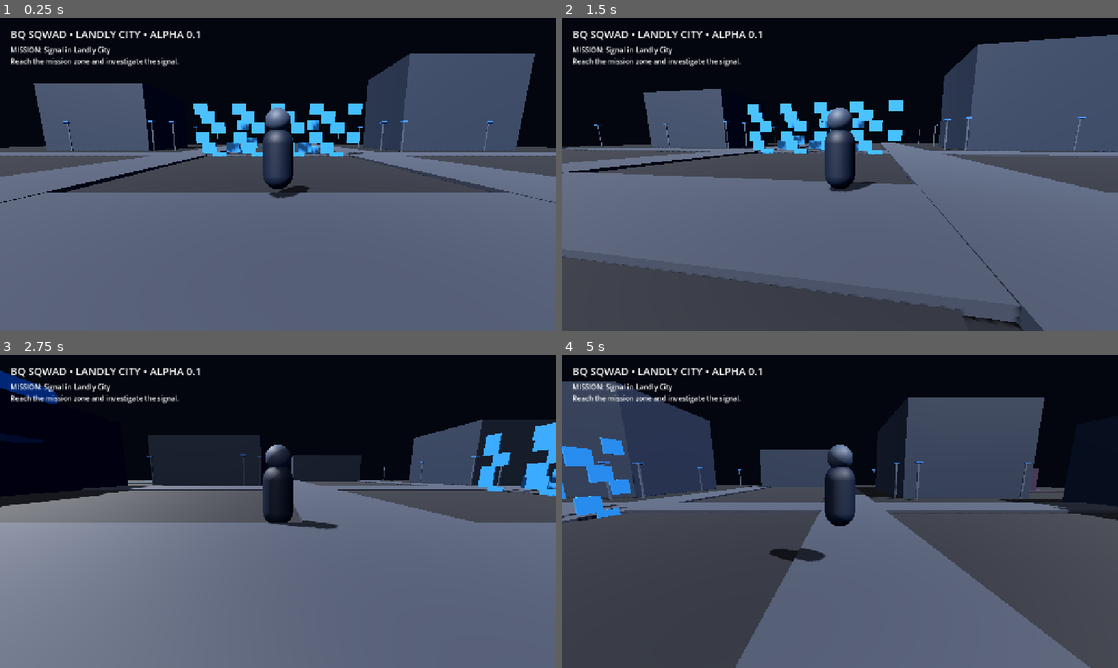
Above: before the commit, frames 1-4 (two rows, left to right).
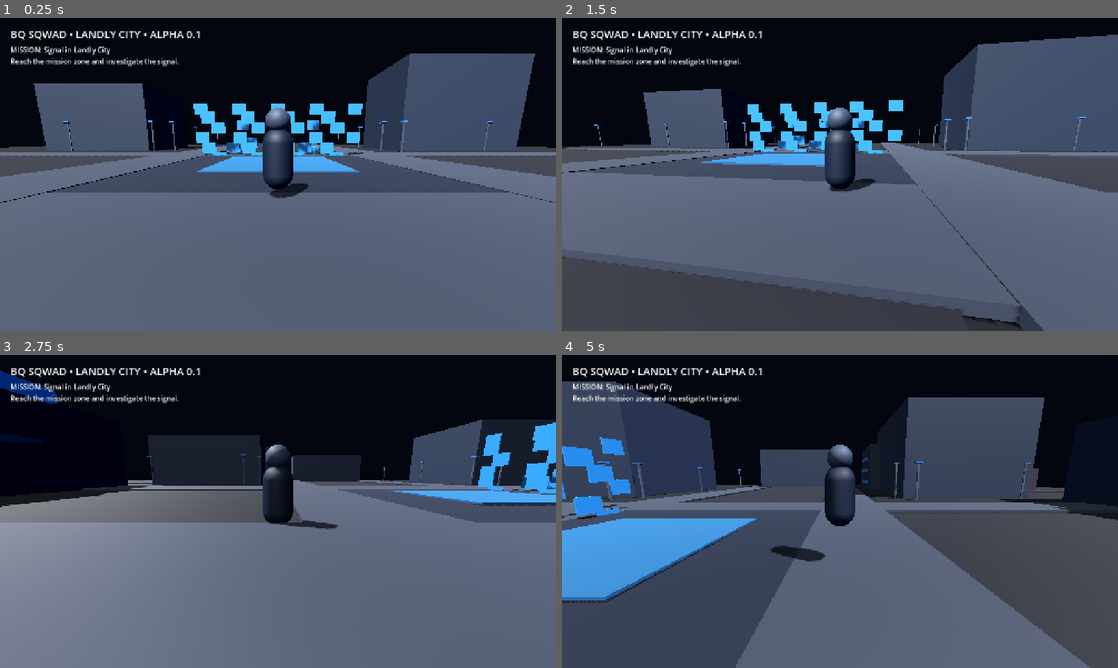
Above: after the commit, the same moments.

Repository: Bqsqwadtechnologies/Bq-sqwad-game-
Game: Godot game, scene res://scenes/main.tscn
Two runs of this game, one before a commit and one after it. Both use one fixed random seed, a clock stepped at 60 frames per second and the inputs below.
Inputs:
- Up to frame 1 (0.25 s): no input
- Up to frame 2 (1.5 s): hold D (move_right) 0.53-1.28 s; tap Space (jump) at 0.77 s; hold S (move_back) from 1.28 s (still down)
- Up to frame 3 (2.75 s): tap Space (jump) at 1.52 s; release S (move_back) at 2.03 s; hold D (move_right) from 2.03 s (still down)
- Up to frame 4 (5 s): release D (move_right) at 2.78 s; hold W (move_forward) 2.78-3.53 s; tap Space (jump) at 3.02, 3.77, 4.52 s; hold A (move_left) from 3.53 s (still down)

The runs differ from the first frame. In frame 1, 1.3% of the frame differs, in the area x 9-91%, y 43-56%; in frame 2, 1.0%; in frame 3, 1.1%; in frame 4, 6.0%, in the area x 0-57%, y 28-80%.

Commit message:
Integrate Landly City landmark layer

Diff:
--- a/scripts/main.gd
+++ b/scripts/main.gd
@@ -1,12 +1,22 @@
 extends Node3D
 
 const WORLD_MATERIALS := preload("res://scripts/world_materials.gd")
+const CITY_LANDMARKS := preload("res://scripts/city_landmarks.gd")
+
+var city: Node3D
+var landmarks: Node3D
 
 func _ready() -> void:
     _build_landly_city_prototype()
 
+func _process(_delta: float) -> void:
+    var mission_system := get_node_or_null("MissionSystem")
+    var player := get_node_or_null("Player")
+    if mission_system != null and player != null:
+        mission_system.update_player_position(player.global_position)
+
 func _build_landly_city_prototype() -> void:
-    var city := Node3D.new()
+    city = Node3D.new()
     city.name = "LandlyCityPrototype"
     add_child(city)
 
@@ -32,6 +42,11 @@
     _add_training_zone(city, Vector3(-38, 0.1, 38))
     _add_mission_zone(city, Vector3(38, 0.1, 38))
     _add_spawn_marker(city, Vector3(0, 0.1, -34))
+
+    landmarks = Node3D.new()
+    landmarks.name = "Landmarks"
+    city.add_child(landmarks)
+    CITY_LANDMARKS.new().build(landmarks)
 
 func _add_ground(parent: Node3D) -> void:
     var body := StaticBody3D.new()
